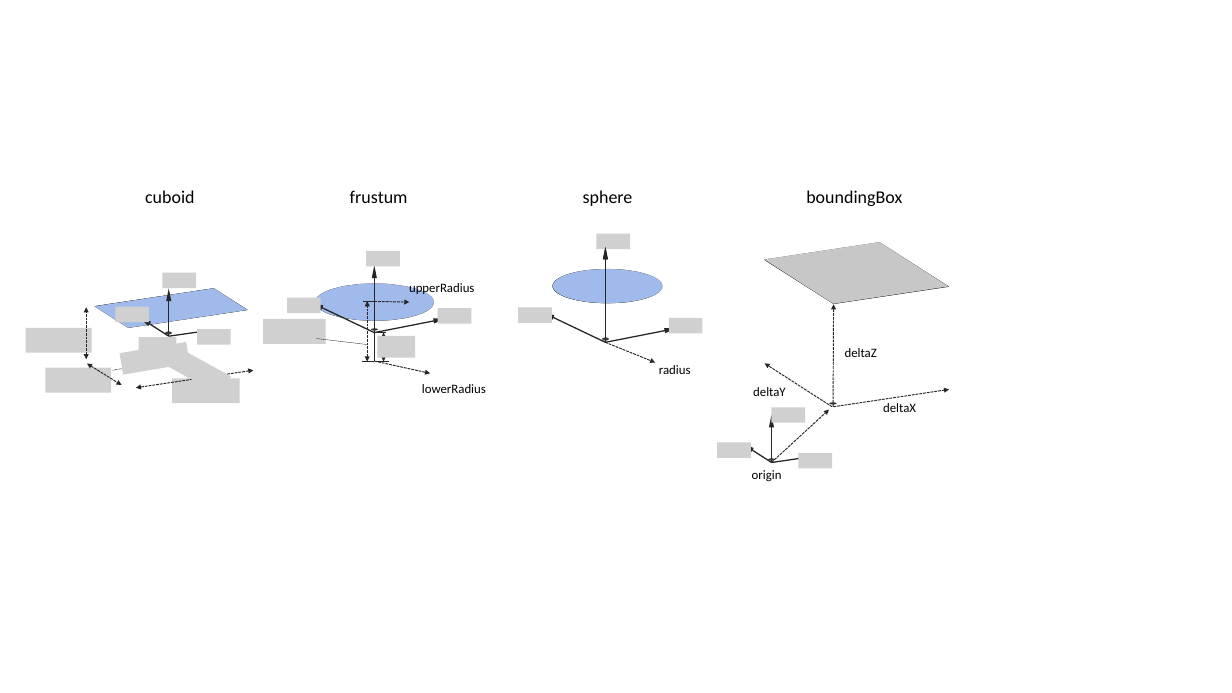
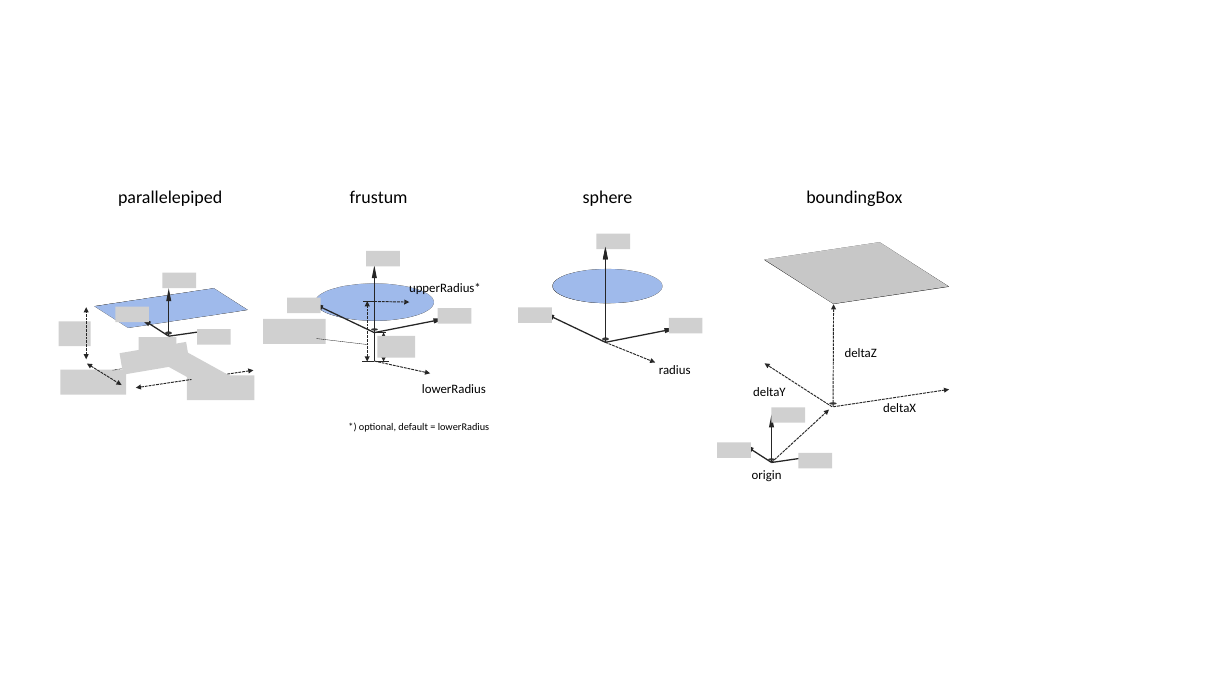
Before and after one commit to DLR-SL/CPACS, a slide deck: slide 1 of documentation/geometryBaseTypes.pptx. Drawn at 1232x693 pixels with LibreOffice and Linux fonts; fonts in the diff are those of the drawing; grey boxes stand for pictures. Boxes give left, top, right and bottom in pixels: in the first picture for what was removed or moved away, otherwise in the second. Text is boxed around its words. In the diff, an @@ line names an element or a change of style, - is before the commit and + after.

Commit message:
change cuboid to parallelepiped

```diff
--- a/documentation/geometryBaseTypes.pptx
+++ b/documentation/geometryBaseTypes.pptx
@@ text at <box>118,190,222,206</box>: text changed @@
-cuboid
+parallelepiped
@@ text at <box>409,283,481,297</box>: text changed @@
-upperRadius
+upperRadius*
@@ picture: place and size @@
-picture at <box>26,328,92,353</box>
+picture at <box>58,322,91,347</box>
@@ picture: place and size @@
-picture at <box>45,368,111,393</box>
+picture at <box>60,370,126,395</box>
@@ picture: place and size @@
-picture at <box>172,378,239,403</box>
+picture at <box>187,375,254,400</box>
@@ text added at <box>359,423,489,432</box>, 8 pt, text #000000 @@
+*) optional, default = lowerRadius
```
Also in this commit, not shown: 6 other files.
